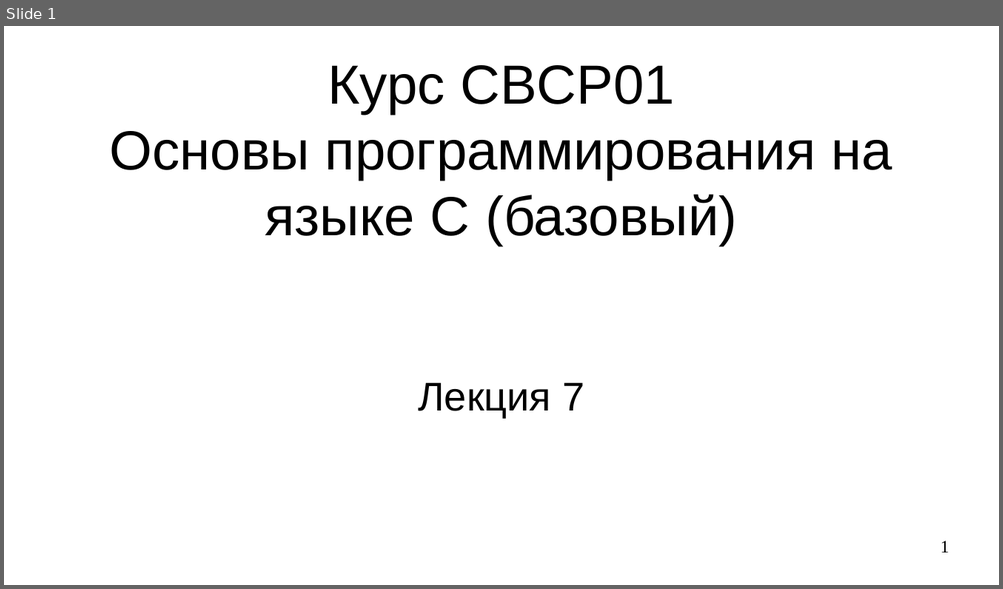
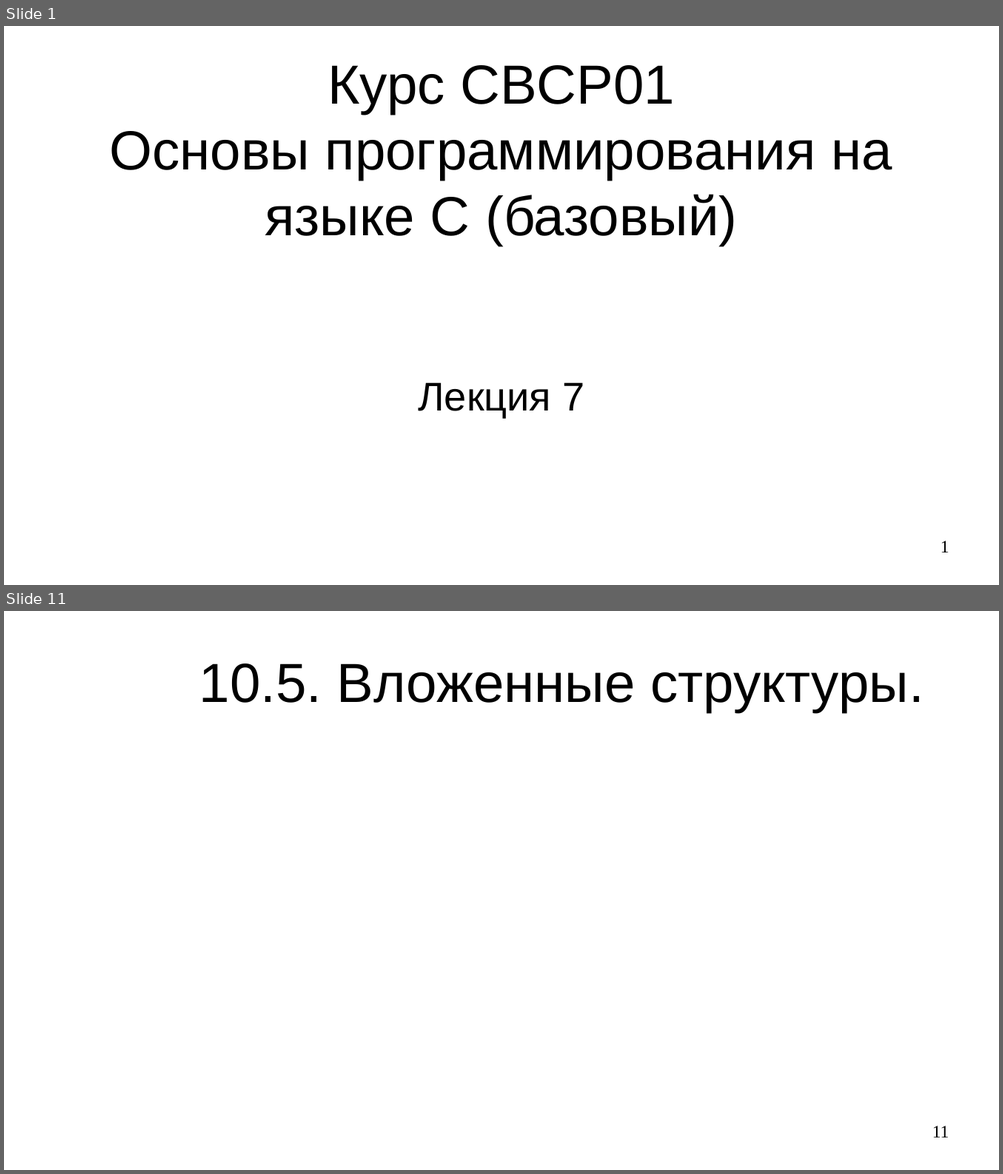
Before and after one commit to steelcraft/stud-lab, a slide deck: Лекции/CBCP01#L7.odp. Shown one above the other, each under a label of ours: slide 1 before the commit, slides 1 and 11 after it; the slides between them are not shown. The pictures are 1003x589 and 1003x1174 pixels, drawn with LibreOffice and Linux fonts; fonts in the diff are those of the drawing. Boxes give left, top, right and bottom in pixels: in the first picture for what was removed or moved away, otherwise in the second. Text is boxed around its words. In the diff, an @@ line names an element or a change of style, - is before the commit and + after.

```diff
--- a/Лекции/CBCP01#L7.odp
+++ b/Лекции/CBCP01#L7.odp
@@ slide 11 added at (4, 611, 999, 1170), background #FFFFFF @@
@@ title added at (199, 664, 924, 712), 44 pt, text #000000 @@
+10.5. Вложенные структуры.
@@ page number added at (932, 1126, 949, 1138), 14 pt, text #000000 @@
+11
```
Also in this commit, not shown: 17 other slides added.
